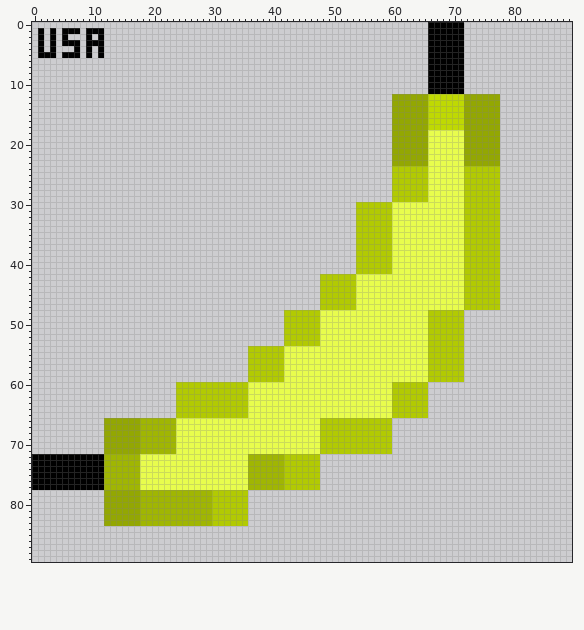
Sprite sheet -- public/img/flavimg/usbanana.png. Above, as it was before the edit.
The file is 90x90 pixels.
Now the later version:
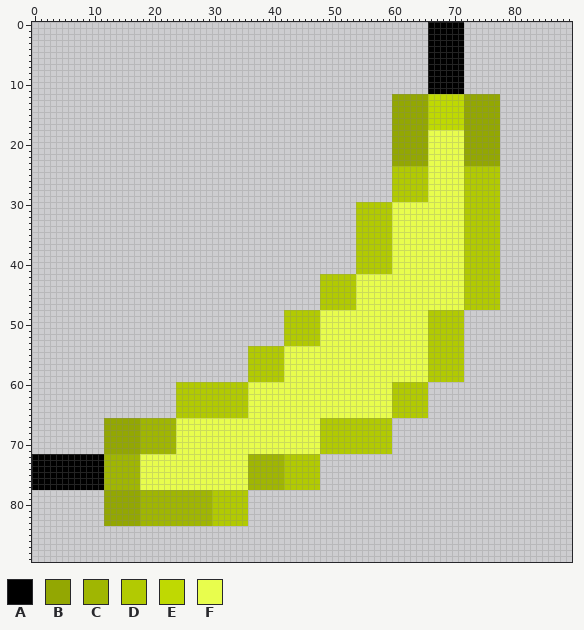
Palette (. is transparent): A #000000  B #93a702  C #a0b602  D #b2ca02  E #bfd902  F #e8fd4d
Change:
{"y":1,"x":1,"old":"A","new":"."}
{"y":1,"x":3,"old":"A","new":"."}
{"y":1,"x":5,"old":"AAA","new":"..."}
{"y":1,"x":9,"old":"AAA","new":"..."}
{"y":2,"x":1,"old":"A","new":"."}
{"y":2,"x":3,"old":"A","new":"."}
{"y":2,"x":5,"old":"A","new":"."}
{"y":2,"x":9,"old":"A","new":"."}
{"y":2,"x":11,"old":"A","new":"."}
{"y":3,"x":1,"old":"A","new":"."}
{"y":3,"x":3,"old":"A","new":"."}
{"y":3,"x":5,"old":"AAA","new":"..."}
{"y":3,"x":9,"old":"AAA","new":"..."}
{"y":4,"x":1,"old":"A","new":"."}
{"y":4,"x":3,"old":"A","new":"."}
{"y":4,"x":7,"old":"A","new":"."}
{"y":4,"x":9,"old":"A","new":"."}
{"y":4,"x":11,"old":"A","new":"."}
{"y":5,"x":1,"old":"AAA","new":"..."}
{"y":5,"x":5,"old":"AAA","new":"..."}
{"y":5,"x":9,"old":"A","new":"."}
{"y":5,"x":11,"old":"A","new":"."}
{"label":"erased","picture_box":[38,28,104,58]}
